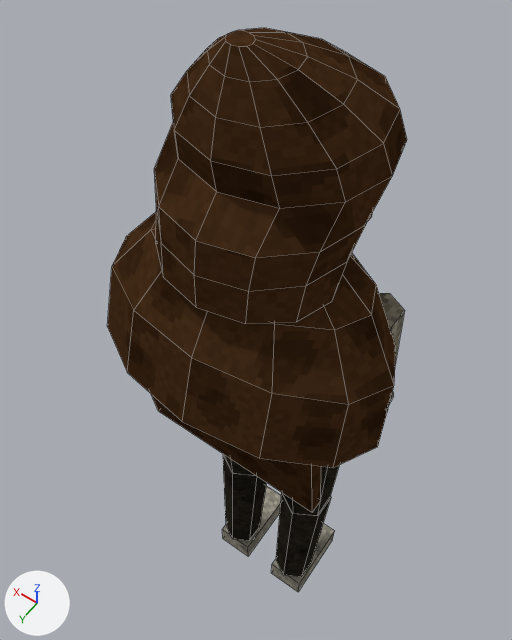
One commit to the Blender file blender/npcs/bastiao.blend: the scene before it, then after it.
Rendered twice from a 50 mm camera at (-0.439, 0.695, 2.218) aimed at (0.11, -0.074, 1.01). Every picture has the same lights, and +X, +Y and +Z are marked at lower left. The first picture is the older version. Mesh edges are drawn as thin lines.

Names of what the first picture shows: 'bastiao'.
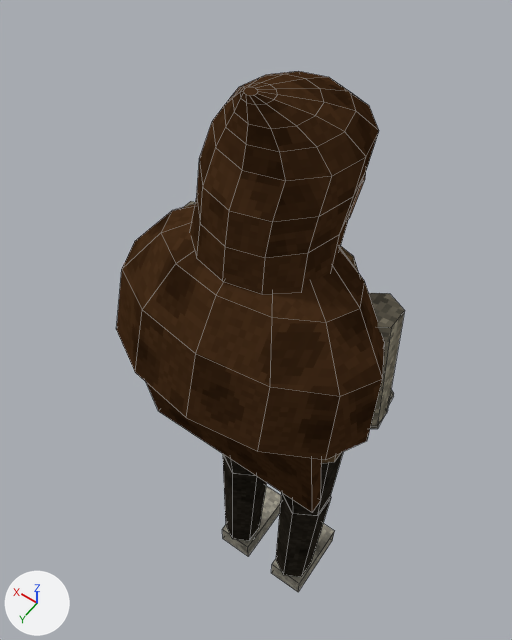
Where the change shows, as pixel boxes (x1, y1, x2, y2) in the pictures (512 x 640 px; the box of a moved part takes in the faces that stretch with it):
'bastiao', reshaped (8% shorter): before (107, 28, 407, 592); after (116, 71, 405, 592)
part 1 of me_bastiao, moved or reshaped: before (107, 212, 396, 468); after (116, 204, 385, 460)
part 2 of me_bastiao, rebuilt (25% narrower, 25% shorter): before (154, 28, 407, 324); after (190, 71, 379, 294)

What the commit changed:
me_bastiao is used by ob_bastiao; location (0.0, 0.0, 0.0).
me_bastiao had 462 vertices, 354 faces and spanned x -0.28..0.28, y -0.2..0.29, z -0.02..1.79.
me_bastiao now has 446 vertices, 342 faces and spans x -0.26..0.26, y -0.2..0.28, z -0.02..1.71.
me_bastiao part 1: the loose piece of 48 vertices spanning x -0.28..0.28, y -0.06..0.29, z 1.15..1.46 is scaled about its middle by (0.923, 0.94, 0.999).
me_bastiao part 2: the loose piece of 96 vertices spanning x -0.16..0.16, y -0.17..0.23, z 1.42..1.79 is rebuilt with 96 vertices and now spans x -0.12..0.12, y -0.14..0.16, z 1.42..1.71.
Other edits to the shape of me_bastiao do not show in these pictures.
